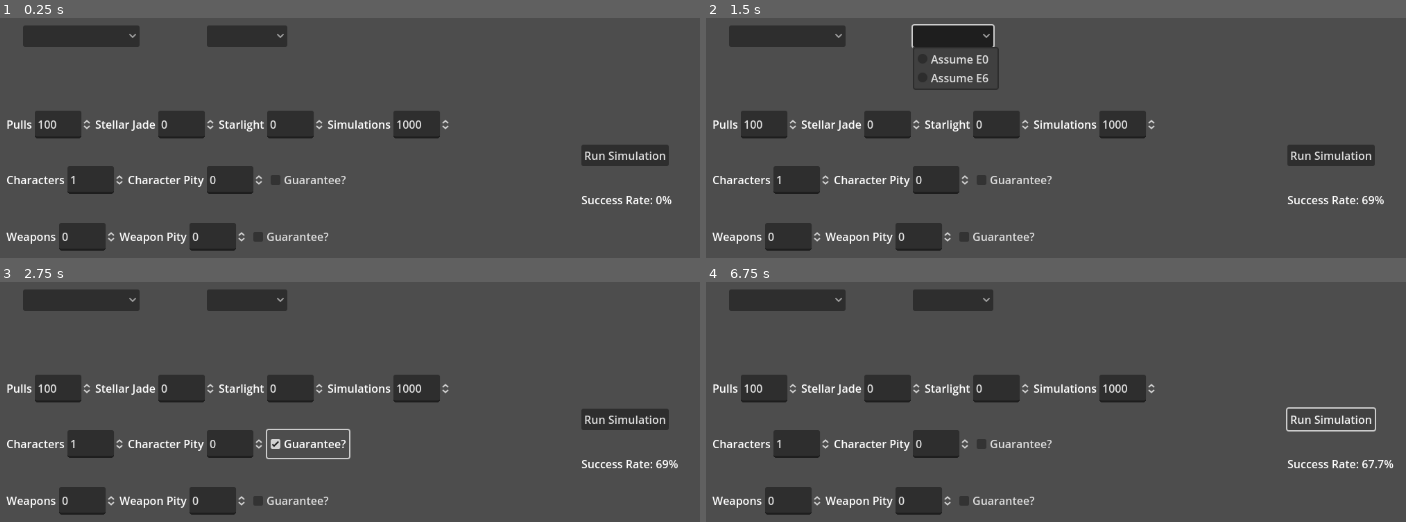
Above: before the commit, frames 1-4 (two rows, left to right).
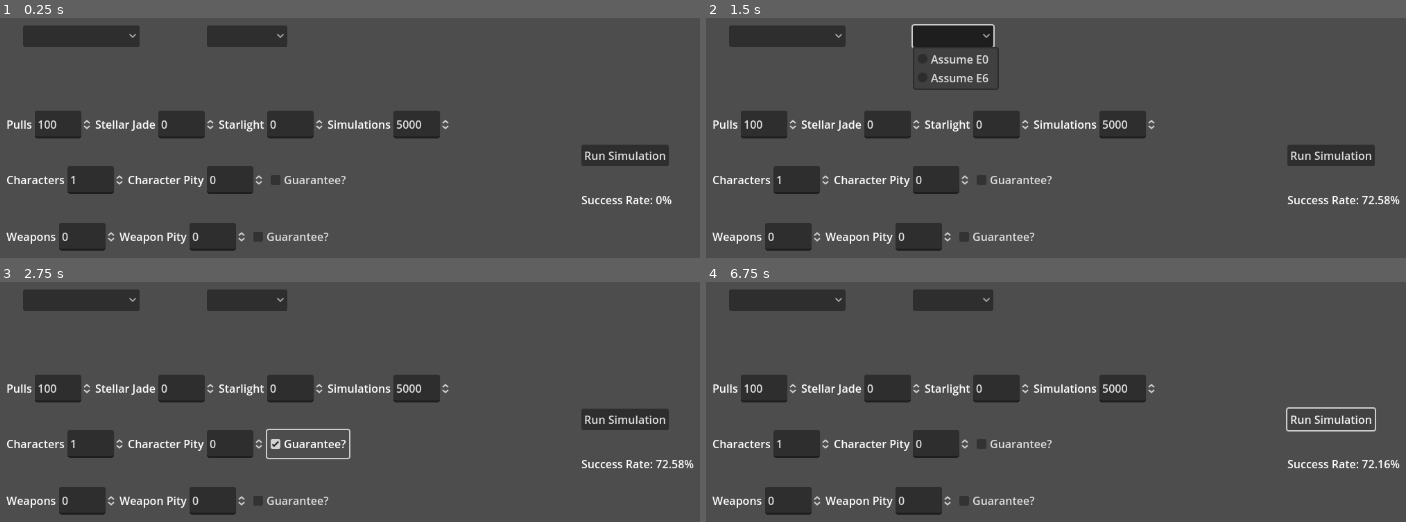
Above: after the commit, the same moments.

Repository: tyler-torr/Gacha-Pull-Simulator
Game: Godot game, scene res://scenes/pull_simulator.tscn
Two runs of this game, one before a commit and one after it. Both use one fixed random seed, a clock stepped at 60 frames per second and the inputs below.
Inputs (mouse positions are in pixels of both pictures, inside the frame that each line leads up to):
- Up to frame 1 (0.25 s): no input
- Up to frame 2 (1.5 s): click "Run Simulation" at 0.5 s; click (951, 37) at 1.25 s
- Up to frame 3 (2.75 s): click "Guarantee?" at 2 s
- Up to frame 4 (6.75 s): click "Guarantee?" at 2.75 s; click "Run Simulation" at 3.5 s; click (951, 301) at 4.25 s; click "Guarantee?" at 5 s; click "Guarantee?" at 5.75 s; click "Run Simulation" at 6.5 s

The runs differ from the first frame. In frame 1, less than 0.1% of the frame differs, in the area x 56-58%, y 42-47%; in frame 2, 0.1%, in the area x 56-100%, y 42-78%; in frame 3, 0.1%; in frame 4, 0.1%.

Commit message:
Updated UI for Pull Simulator
Did this yesterday but there was no wifi so

Diff:
--- a/resources/HSRBanner.tres
+++ b/resources/HSRBanner.tres
@@ -8,7 +8,7 @@
 char_soft_pity_start = 74
 char_soft_pity_rate = 0.06
 char_hard_pity = 90
-char_fifty_fifty = 0.5
+char_fifty_fifty = 0.564
 wep_pull_rate = 0.008
 wep_soft_pity_start = 63
 wep_soft_pity_rate = 0.08
--- a/resources/WuWaBanner.tres
+++ b/resources/WuWaBanner.tres
@@ -17,8 +17,8 @@
 four_star_pull_rate = 0.0
 four_star_soft_pity_start = 0
 four_star_soft_pity_rate = 0.0
-four_star_hard_pity = 0
-four_star_fifty_fifty = 0.0
+four_star_hard_pity = 10
+four_star_fifty_fifty = 0.5
 currency_conversion_rate = 0
 gem_conversion_rate = 0
 gem_4_star_gain = 0
--- a/scenes/pull_simulator.tscn
+++ b/scenes/pull_simulator.tscn
@@ -89,7 +89,7 @@
 [node name="SimulationsInput" type="SpinBox" parent="RunDataContainer"]
 layout_mode = 2
 max_value = 99999.0
-value = 1000.0
+value = 5000.0
 
 [node name="CharacterDataContainer" type="HBoxContainer" parent="."]
 layout_mode = 0
@@ -146,13 +146,6 @@
 layout_mode = 2
 text = "Guarantee?"
 
-[node name="VSplitContainer" type="VSplitContainer" parent="."]
-layout_mode = 0
-offset_left = 52.0
-offset_top = 455.0
-offset_right = 601.0
-offset_bottom = 542.0
-
 [connection signal="pressed" from="RunButton" to="." method="_on_run_button_pressed"]
 [connection signal="item_selected" from="BannersOption" to="." method="_on_option_button_item_selected"]
 [connection signal="item_selected" from="CopiesButton" to="." method="_on_copies_button_item_selected"]
--- a/scripts/Banner.gd
+++ b/scripts/Banner.gd
@@ -13,7 +13,7 @@
 }
 
 const GUARANTEED_CHANCE = 1.0
-const FIFTY_FIFTY_CHANCE = 0.5
+const COIN_FLIP_CHANCE = 0.5
 
 @export_group("5-Star Characters")
 @export_range(0.0, 1.0) var char_pull_rate: float
@@ -71,7 +71,7 @@
 # (Assuming you have max copies of all characters, you get more gems for characters)
 func roll_type() -> PullType:
 	var roll = randf() # Assuming there are an equal amount of characters and weapons in a game
-	if roll <= FIFTY_FIFTY_CHANCE:
+	if roll <= COIN_FLIP_CHANCE:
 		return PullType.CHARACTER
 	else:
 		return PullType.WEAPON
@@ -94,7 +94,6 @@
 func fifty_fifty(pull_type: PullType, rarity: Rarity, guarantee: bool) -> bool:
 	if guarantee:
 		return true
-
 	var chance: float
 	match rarity:
 		Rarity.FIVE_STAR:
--- a/scripts/pull_simulator.gd
+++ b/scripts/pull_simulator.gd
@@ -22,6 +22,7 @@
 	print("Initializing banner and run")
 
 
+# Test if a pull wins a 50/50. Change values of run data accordingly
 func simulate_fifty_fifty(banner_type: Banner.PullType, rarity: Banner.Rarity, guarantee: bool) -> void:
 	match rarity:
 		Banner.Rarity.FIVE_STAR:
@@ -40,38 +41,46 @@
 				run.add_gems(banner, 8)
 
 
-func simulate_char_banner(banner_type: Banner.PullType, pity: int, four_star_pity: int, guarantee: bool,
+func character_banner(banner_type: Banner.PullType, rarity: Banner.Rarity, guarantee: bool,
 		four_star_guarantee: bool) -> void:
-	var pull: Banner.Rarity = banner.simulate_pull(banner_type, pity, four_star_pity)
-	match pull:
+	match rarity:
 		Banner.Rarity.FIVE_STAR:
 			run.char_pity = 0 # Reset 5-star pity on pull
 			run.char_four_star_pity += 1
-			simulate_fifty_fifty(banner_type, pull, guarantee)
+			simulate_fifty_fifty(banner_type, rarity, guarantee)
 		Banner.Rarity.FOUR_STAR:
 			run.char_pity += 1
 			run.char_four_star_pity = 0 # Reset 4-star pity on pull
-			simulate_fifty_fifty(banner_type, pull, guarantee)
+			simulate_fifty_fifty(banner_type, rarity, four_star_guarantee)
 		Banner.Rarity.THREE_STAR:
 			run.char_pity += 1
 			run.char_four_star_pity += 1
 
 
-func simulate_wep_banner(banner_type: Banner.PullType, pity: int, four_star_pity: int, guarantee: bool,
+func weapon_banner(banner_type: Banner.PullType, rarity: Banner.Rarity, guarantee: bool,
 		four_star_guarantee: bool) -> void:
-	var pull = banner.simulate_pull(banner_type, pity, four_star_pity)
-	match pull:
+	match rarity:
 		Banner.Rarity.FIVE_STAR:
 			run.wep_pity = 0 # Reset 5-star pity on pull
 			run.wep_four_star_pity += 1
-			simulate_fifty_fifty(banner_type, pull, guarantee)
+			simulate_fifty_fifty(banner_type, rarity, guarantee)
 		Banner.Rarity.FOUR_STAR:
 			run.wep_pity += 1
 			run.wep_four_star_pity = 0 # Reset 4-star pity on pull
-			simulate_fifty_fifty(banner_type, pull, guarantee)
+			simulate_fifty_fifty(banner_type, rarity, four_star_guarantee)
 		Banner.Rarity.THREE_STAR:
 			run.wep_pity += 1
 			run.wep_four_star_pity += 1
+
+
+func simulate_banner(banner_type: Banner.PullType, pity: int, four_star_pity: int, guarantee: bool,
+		four_star_guarantee: bool) -> void:
+	var pull = banner.simulate_pull(banner_type, pity, four_star_pity)
+	match banner_type:
+		Banner.PullType.CHARACTER:
+			character_banner(banner_type, pull, guarantee, four_star_guarantee)
+		Banner.PullType.WEAPON:
+			weapon_banner(banner_type, pull, guarantee, four_star_guarantee)
 
 
 # Run x number of simulations (default 10000). In each simulation, roll down to 0 pulls and see if the run managed
@@ -79,17 +88,18 @@
 func calculate_average_success(desired_chars: int, desired_weps: int, simulation_runs: int) -> float:
 	var successful_runs = 0
 	for i in range(simulation_runs):
-		reset()
+		reset_run()
 		while run.remaining_pulls > 0:
 			run.remaining_pulls -= 1
 			# Character banners
 			if run.chars_pulled < desired_chars:
-				simulate_char_banner(Banner.PullType.CHARACTER, run.char_pity, run.char_four_star_pity, run.char_guarantee,
-				run.char_four_star_guarantee)
+				simulate_banner(Banner.PullType.CHARACTER, run.char_pity, run.char_four_star_pity,
+						run.char_guarantee, run.char_four_star_guarantee)
 			# Weapon banners
 			elif run.weps_pulled < desired_weps:
-				simulate_wep_banner(Banner.PullType.WEAPON, run.wep_pity, run.wep_four_star_pity, run.wep_guarantee,
-				run.wep_four_star_guarantee)
+				simulate_banner(Banner.PullType.WEAPON, run.wep_pity, run.wep_four_star_pity,
+						run.wep_guarantee, run.wep_four_star_guarantee)
+
 		# Check if all wanted characters and weapons are pulled
 		if (run.chars_pulled >= desired_chars) and (run.weps_pulled >= desired_weps):
 			successful_runs += 1
@@ -100,7 +110,7 @@
 
 
 # Called at the start of each simulated run. Resets some values to ones specified by user
-func reset() -> void:
+func reset_run() -> void:
 	run.clear(banner)
 	run.remaining_pulls = int(available_pulls_input.value)
 	run.remaining_currency = int(available_currency_input.value)
